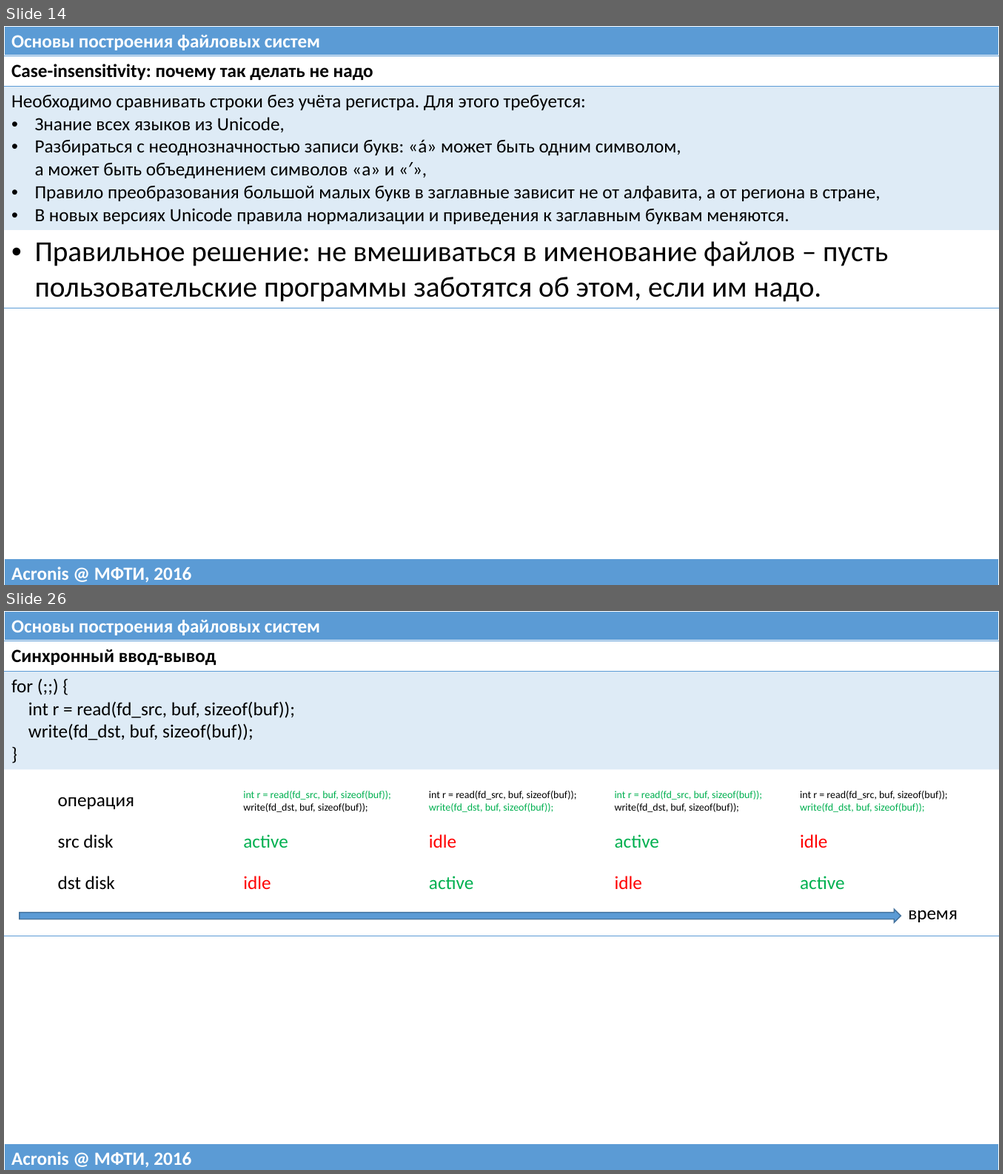
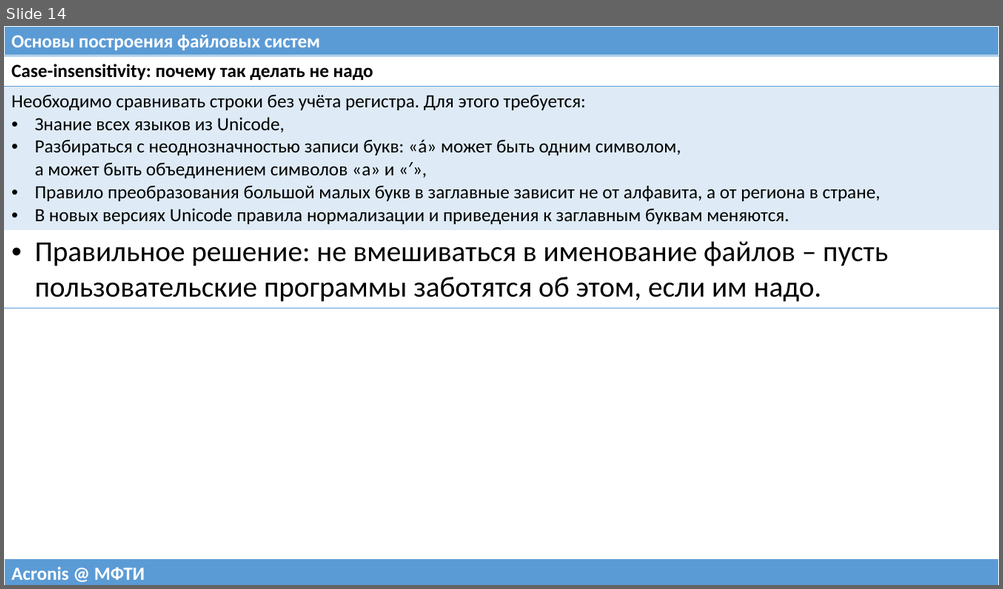
Before and after one commit to 75cc8545e7b021ed280ed0ef99fc7fc4/filesystems-101, a slide deck: talks/src/class01.pptx. Shown one above the other, each under a label of ours: slides 14 and 26 before the commit, slide 14 after it; the slides between them are not shown. The pictures are 1003x1174 and 1003x589 pixels, drawn with LibreOffice and Linux fonts; fonts in the diff are those of the drawing. Boxes give left, top, right and bottom in pixels: in the first picture for what was removed or moved away, otherwise in the second. Text is boxed around its words. In the diff, an @@ line names an element or a change of style, - is before the commit and + after.

```diff
--- a/talks/src/class01.pptx
+++ b/talks/src/class01.pptx
@@ slide 26 removed at [4,611,999,1170], background #FFFFFF @@
@@ table removed at [4,611,999,641], 1 rows, 1 columns @@
-Основы построения файловых систем
@@ table removed at [4,641,999,932], 3 rows, 1 columns @@
-Синхронный ввод-вывод
-for (;;) { / int r = read(fd_src, buf, sizeof(buf)); / write(fd_dst, buf, sizeof(buf)); / }
-
@@ table removed at [51,785,979,909], 3 rows, 5 columns @@
-операция | int r = read(fd_src, buf, sizeof(buf)); write(fd_dst, buf, sizeof(buf)); | int r = read(fd_src, buf, sizeof(buf)); write(fd_dst, buf, sizeof(buf)); | int r = read(fd_src, buf, sizeof(buf)); write(fd_dst, buf, sizeof(buf)); | int r = read(fd_src, buf, sizeof(buf)); write(fd_dst, buf, sizeof(buf));
-src disk | active | idle | active | idle
-dst disk | idle | active | idle | active
@@ right arrow removed at [20,909,901,923] @@
@@ text removed at [908,910,957,923] @@
-время
@@ table removed at [4,1144,999,1170], 1 rows, 1 columns @@
-Acronis @ МФТИ, 2016
@@ slide 14 changed as well @@
@@ table at [4,559,999,585] @@
-row 1, column 1: Acronis @ МФТИ, 2016
+row 1, column 1: Acronis @ МФТИ
```
Also in this commit, not shown: 13 other slides changed, 13 other slides removed, 3 other files.
